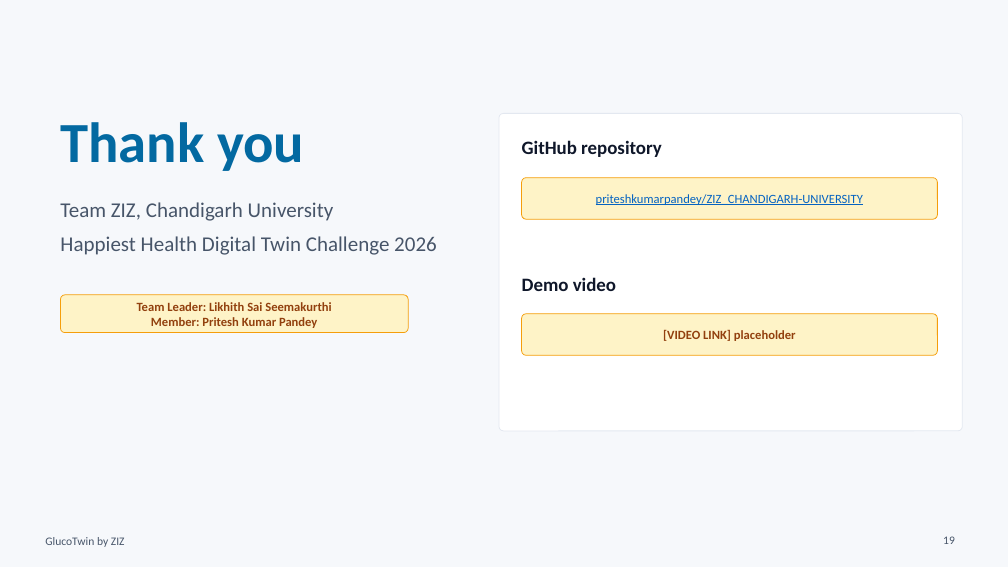
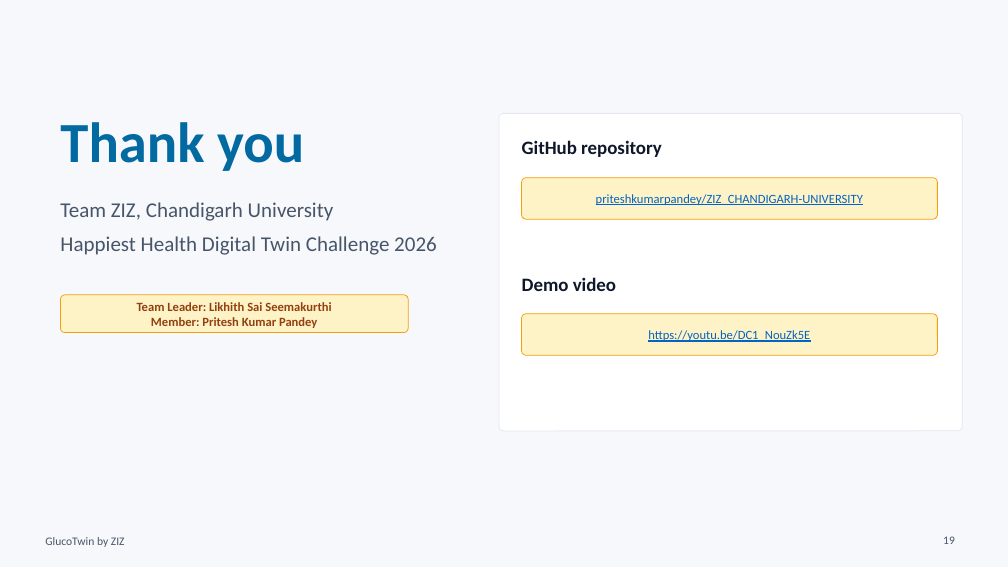
Before and after one commit to priteshkumarpandey/ZIZ_CHANDIGARH-UNIVERSITY, a slide deck: slide 19 of docs/presentation/ZIZ_GlucoTwin_Presentation.pptx. Drawn at 1008x567 pixels with LibreOffice and Linux fonts; fonts in the diff are those of the drawing. Boxes give left, top, right and bottom in pixels: in the first picture for what was removed or moved away, otherwise in the second. Text is boxed around its words. In the diff, an @@ line names an element or a change of style, - is before the commit and + after.

Commit message:
Add demo video link to README and presentation, final submission

```diff
--- a/docs/presentation/ZIZ_GlucoTwin_Presentation.pptx
+++ b/docs/presentation/ZIZ_GlucoTwin_Presentation.pptx
@@ text at <box>648,330,810,342</box>: text changed; text colour #92400E to #0563C1; bold off @@
-[VIDEO LINK] placeholder
+https://youtu.be/DC1_NouZk5E
```
Also in this commit, not shown: 2 other files.
